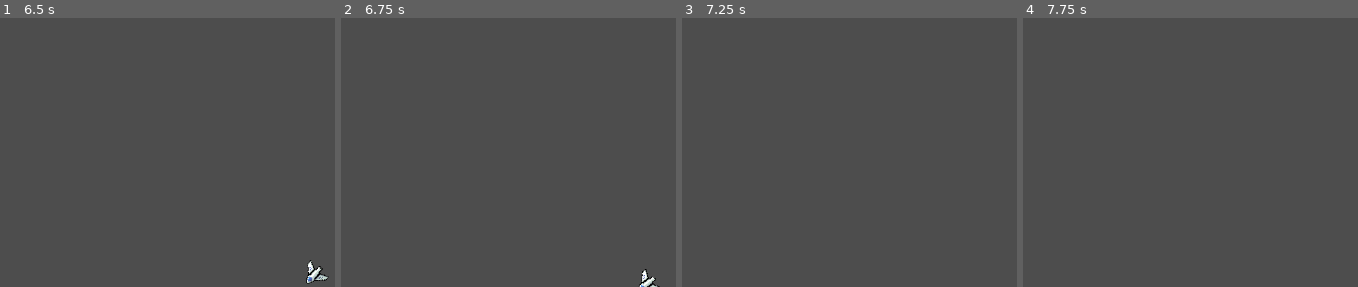
Above: before the commit, frames 1-4 (left to right).
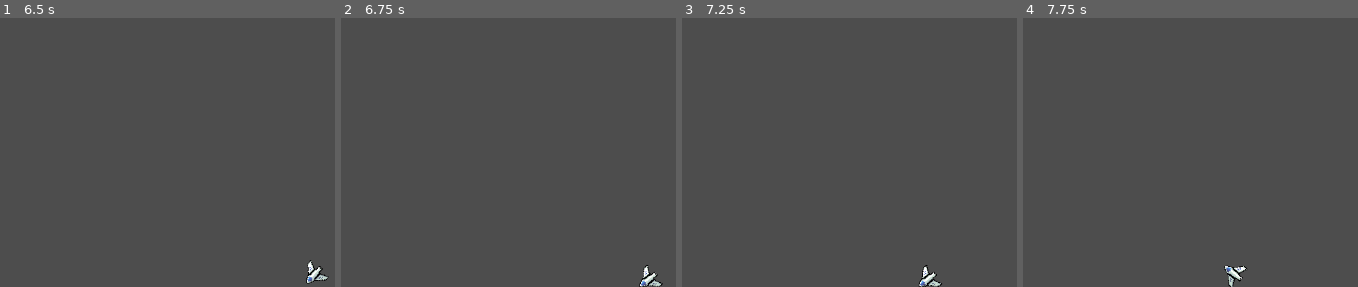
Above: after the commit, the same moments.

Repository: enricopro/via-lactea
Game: Godot game, scene res://scenes/game.tscn
The game is run twice, just before and just after one commit, with the same random seed, the same clock (stepped at 60 frames per second) and the same inputs.
Inputs:
- Up to frame 1 (6.5 s): tap Enter at 0.5 s; hold Right (ui_right) 0.53-1.28 s; hold Left (ui_left) 1.28-2.03 s; hold Right (ui_right) 2.03-2.78 s; hold Up (ui_up) 2.78-3.53 s; hold Left (ui_left) 3.53-5.78 s; hold Right (ui_right) from 5.78 s (still down)
- Up to frame 2 (6.75 s): tap Space at 6.5 s; release Right (ui_right) at 6.53 s; hold Up (ui_up) from 6.53 s (still down)
- Up to frame 3 (7.25 s): keep holding Up (ui_up)
- Up to frame 4 (7.75 s): release Up (ui_up) at 7.28 s; hold Right (ui_right) from 7.28 s (still down)

Frame 1 is identical in both runs. In frame 2, 0.3% of the frame differs, in the area x 88-97%, y 91-100%; in frame 3, 0.3%; in frame 4, 0.3%.

Commit message:
Add game borders

Diff:
--- /dev/null
+++ b/scenes/border.tscn
@@ -0,0 +1,8 @@
+[gd_scene load_steps=2 format=3 uid="uid://dlb0yxsgh3qjf"]
+
+[sub_resource type="WorldBoundaryShape2D" id="WorldBoundaryShape2D_q2a73"]
+
+[node name="StaticBody2D" type="StaticBody2D"]
+
+[node name="CollisionShape2D" type="CollisionShape2D" parent="."]
+shape = SubResource("WorldBoundaryShape2D_q2a73")
--- a/scenes/game.tscn
+++ b/scenes/game.tscn
@@ -1,8 +1,26 @@
-[gd_scene load_steps=2 format=3 uid="uid://cdyoqe11modui"]
+[gd_scene load_steps=3 format=3 uid="uid://cdyoqe11modui"]
 
 [ext_resource type="PackedScene" uid="uid://3r4h1apofjwb" path="res://scenes/spaceship.tscn" id="1_ayjky"]
+[ext_resource type="PackedScene" uid="uid://dlb0yxsgh3qjf" path="res://scenes/border.tscn" id="2_sd8ln"]
 
 [node name="Game" type="Node2D"]
 
-[node name="CharacterBody2D" parent="." instance=ExtResource("1_ayjky")]
+[node name="Spaceship" parent="." instance=ExtResource("1_ayjky")]
 position = Vector2(572, 291)
+
+[node name="GameBorders" type="Node2D" parent="."]
+
+[node name="BorderUp" parent="GameBorders" instance=ExtResource("2_sd8ln")]
+position = Vector2(575, 0)
+rotation = -3.14159
+
+[node name="BorderDown" parent="GameBorders" instance=ExtResource("2_sd8ln")]
+position = Vector2(575, 650)
+
+[node name="BorderLeft" parent="GameBorders" instance=ExtResource("2_sd8ln")]
+position = Vector2(0, 325)
+rotation = 1.5708
+
+[node name="BorderRight" parent="GameBorders" instance=ExtResource("2_sd8ln")]
+position = Vector2(1150, 325)
+rotation = -1.5708
--- a/scripts/spaceship.gd
+++ b/scripts/spaceship.gd
@@ -1,27 +1,25 @@
 extends CharacterBody2D
 
 @export var acceleration: float = 900.0  # How fast the ship accelerates
-@export var max_speed: float = 2000.0     # Max speed to prevent infinite acceleration
+@export var max_speed: float = 2000.0    # Max speed to prevent infinite acceleration
 @export var rotation_speed: float = 3.0  # How fast the ship rotates
 @export var damping: float = 0.98        # How much inertia slows down movement
+@export var bounce_factor: float = 0.8   # How much velocity is retained after bouncing (1.0 = full bounce, 0.0 = no bounce)
 
 const BASE_SCREEN_SIZE: Vector2 = Vector2(1920, 1080)  # Reference resolution
 const BASE_SCALE: float = 2.0  # Default scale at 1920x1080
 
 func _ready() -> void:
-	velocity = Vector2.ZERO  # Initialize velocity
+	velocity = Vector2.ZERO
 
 	# Get current screen size
 	var screen_size = get_viewport_rect().size
 
-	# Calculate scale factor based on reference resolution
+	# Scale spaceship based on screen size
 	var scale_factor = min(screen_size.x / BASE_SCREEN_SIZE.x, screen_size.y / BASE_SCREEN_SIZE.y)
-
-	# Apply scale to spaceship
 	scale = Vector2.ONE * BASE_SCALE * scale_factor
 
-
-func _process(delta: float) -> void:
+func _physics_process(delta: float) -> void:
 	# Rotation handling (A = left, D = right)
 	if Input.is_action_pressed("ui_left"):
 		rotation -= rotation_speed * delta
@@ -40,5 +38,18 @@
 	# Apply damping (simulating friction in space)
 	velocity *= damping
 
-	# Move the spaceship
-	position += velocity * delta
+	# ✅ Move with collision detection
+	var collision = move_and_collide(velocity * delta)
+	if collision:
+		_handle_bounce(collision)
+
+func _handle_bounce(collision: KinematicCollision2D) -> void:
+	var collider = collision.get_collider()
+
+	var border_names = ["BorderUp", "BorderDown", "BorderLeft", "BorderRight"]
+
+	if collider and collider.name in border_names:
+		print("Bounced off: ", collider.name)
+
+		var normal = collision.get_normal()
+		velocity = velocity.bounce(normal) * bounce_factor
